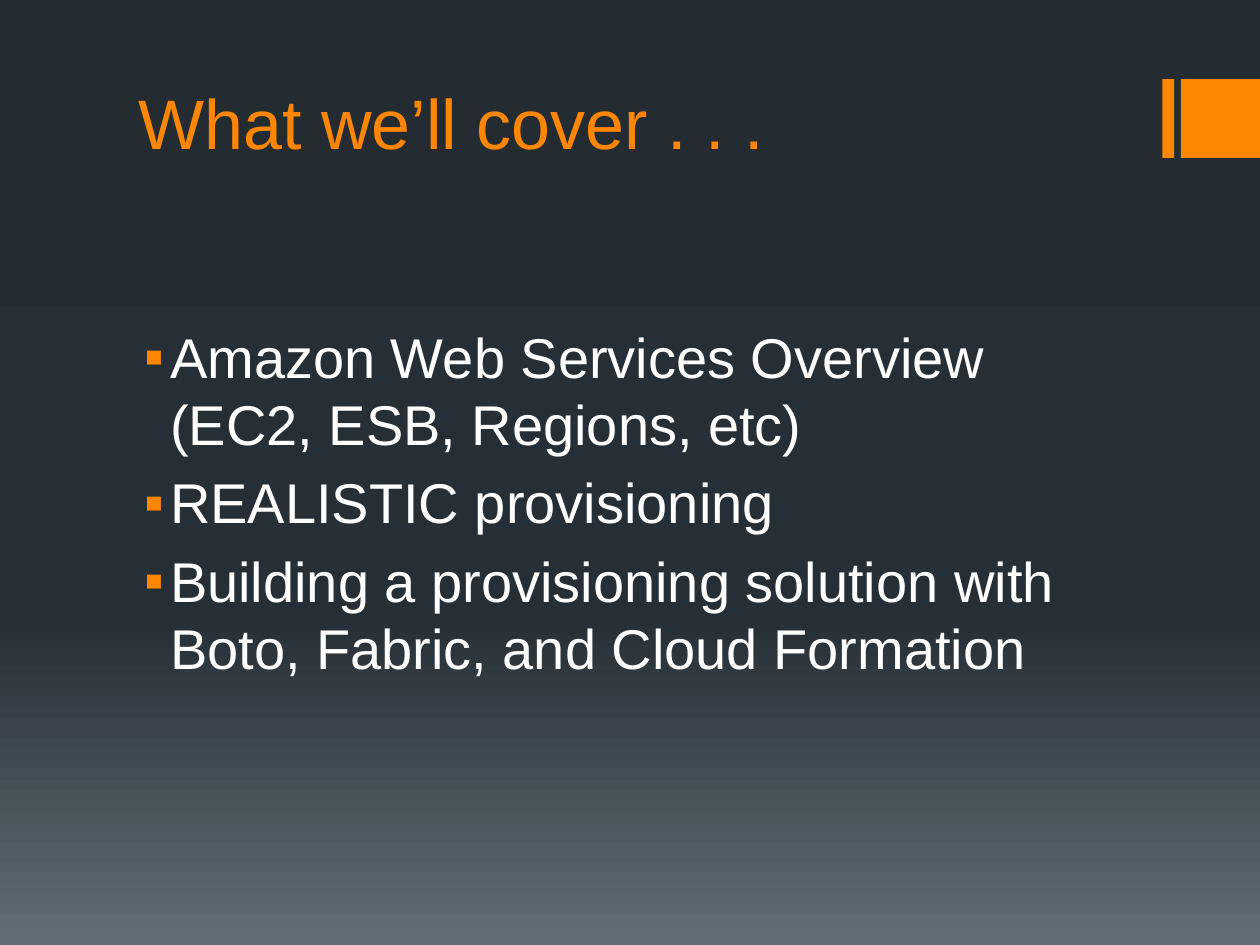
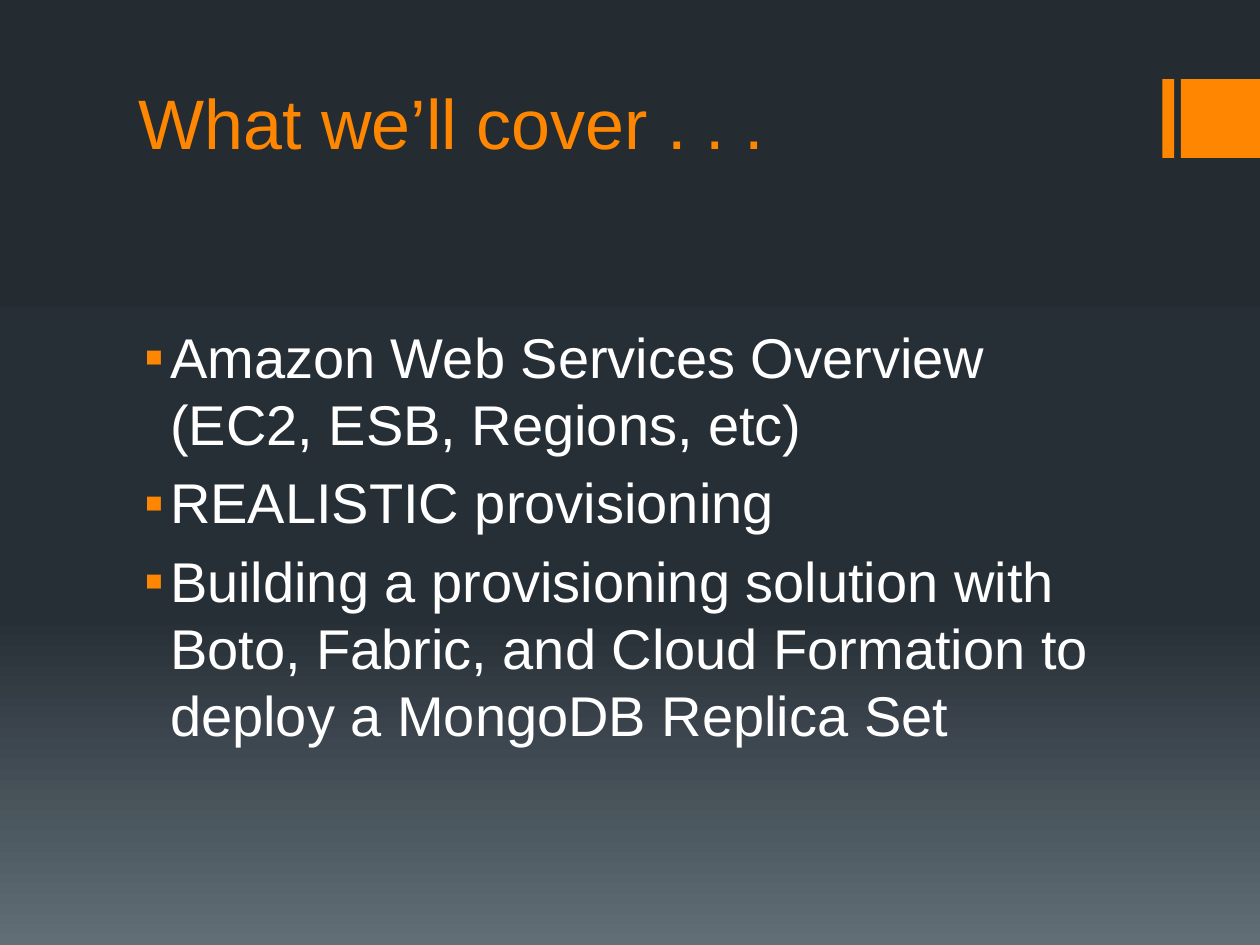
Before and after one commit to 2mind/aws-provisioning, a slide deck: slide 3 of aws_provisioning.pptx. Drawn at 1260x945 pixels with LibreOffice and Linux fonts; fonts in the diff are those of the drawing; background and template pictures are left out. Boxes give left, top, right and bottom in pixels: in the first picture for what was removed or moved away, otherwise in the second. Text is boxed around its words. In the diff, an @@ line names an element or a change of style, - is before the commit and + after.

Commit message:
last edits

```diff
--- a/aws_provisioning.pptx
+++ b/aws_provisioning.pptx
@@ text at <box>170,561,1088,747</box>: text changed @@
-▪ Building a provisioning solution with Boto, Fabric, and Cloud Formation
+▪ Building a provisioning solution with Boto, Fabric, and Cloud Formation to deploy a MongoDB Replica Set
```
Also in this commit, not shown: 7 other slides changed, 2 slides added.
